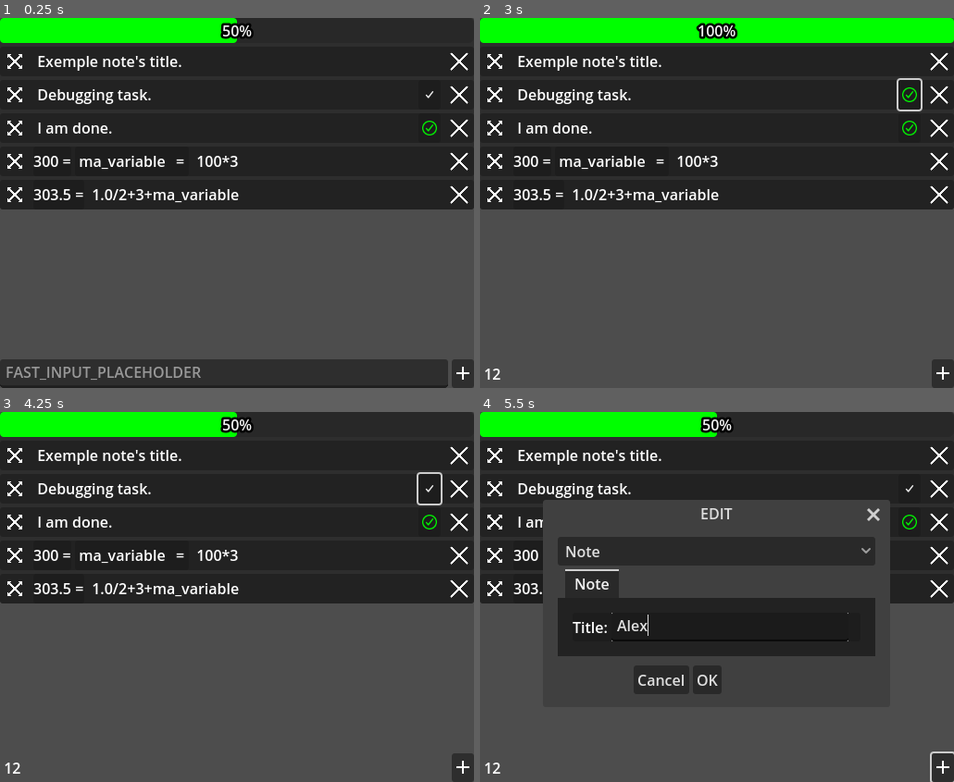
Above: before the commit, frames 1-4 (two rows, left to right).
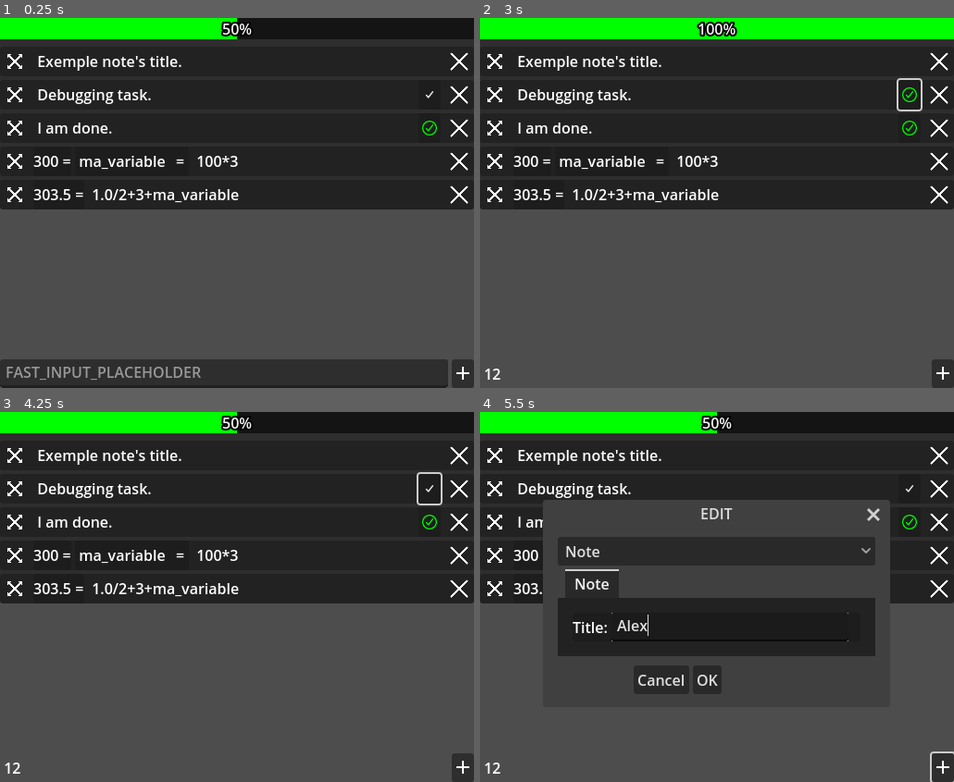
Above: after the commit, the same moments.

Repository: xorblo-doitus/Bloc-notes-plus-plus
Game: Godot game, scene res://src/app/main.tscn
The game is run twice, just before and just after one commit, with the same random seed, the same clock (stepped at 60 frames per second) and the same inputs. The engine's default icon, where the game draws it, is replaced by a stand-in: a white triangle on a blue panel in a dark square.
Inputs (mouse positions are in pixels of both pictures, inside the frame that each line leads up to):
- Up to frame 1 (0.25 s): no input
- Up to frame 2 (3 s): click (702, 373) at 0.52 s; type "12" at 0.6 s; click (494, 62) at 1.27 s; click (494, 62) at 2.02 s; click (911, 95) at 2.77 s
- Up to frame 3 (4.25 s): click (431, 489) at 3.52 s
- Up to frame 4 (5.5 s): click (944, 767) at 4.25 s; click (731, 626) at 5.02 s; type "Alex" at 5.1 s

The runs differ from the first frame. In frame 1, 0.7% of the frame differs, in the area x 0-100%, y 0-7%; in frame 2, 1.3%; in frame 3, 0.7%; in frame 4, 0.7%.

Commit message:
Improved progress bar visuals

Diff:
--- a/src/gui/displaying_notes/note_list_display.gd
+++ b/src/gui/displaying_notes/note_list_display.gd
@@ -38,7 +38,13 @@
 	note_list.changed.connect(build_note_displays.unbind(2))
 
 
+func _ready() -> void:
+	print("ready")
+	notes_container.add_spacer(false)
+
+
 func _enter_tree() -> void:
+	print("tree")
 	build_note_displays()
 
 
--- a/src/gui/displaying_notes/note_list_display.tscn
+++ b/src/gui/displaying_notes/note_list_display.tscn
@@ -1,13 +1,6 @@
-[gd_scene load_steps=3 format=3 uid="uid://bbqidfrhlnl3x"]
+[gd_scene load_steps=2 format=3 uid="uid://bbqidfrhlnl3x"]
 
 [ext_resource type="Script" path="res://src/gui/displaying_notes/note_list_display.gd" id="1_rlmku"]
-
-[sub_resource type="StyleBoxFlat" id="StyleBoxFlat_jqcuf"]
-bg_color = Color(0, 1, 0, 1)
-corner_radius_top_left = 4
-corner_radius_top_right = 4
-corner_radius_bottom_right = 4
-corner_radius_bottom_left = 4
 
 [node name="NoteListDisplay" type="PanelContainer"]
 anchors_preset = 15
@@ -25,7 +18,5 @@
 [node name="ProgressBar" type="ProgressBar" parent="NotesContainer"]
 unique_name_in_owner = true
 layout_mode = 2
-theme_override_colors/font_outline_color = Color(0, 0, 0, 1)
-theme_override_constants/outline_size = 10
-theme_override_styles/fill = SubResource("StyleBoxFlat_jqcuf")
+theme_type_variation = &"PositiveProgress"
 value = 50.0
--- a/src/gui/themes/default.tres
+++ b/src/gui/themes/default.tres
@@ -1,4 +1,10 @@
-[gd_resource type="Theme" load_steps=2 format=3 uid="uid://cpb3qocd5avyd"]
+[gd_resource type="Theme" load_steps=4 format=3 uid="uid://cpb3qocd5avyd"]
+
+[sub_resource type="StyleBoxFlat" id="StyleBoxFlat_2d0wj"]
+bg_color = Color(0.0784314, 0.0784314, 0.0784314, 1)
+
+[sub_resource type="StyleBoxFlat" id="StyleBoxFlat_jqcuf"]
+bg_color = Color(0, 1, 0, 1)
 
 [sub_resource type="StyleBoxFlat" id="StyleBoxFlat_jem7v"]
 content_margin_left = 16.0
@@ -14,4 +20,13 @@
 ButtonMargin/constants/margin_left = 4
 ButtonMargin/constants/margin_right = 4
 ButtonMargin/constants/margin_top = 4
+MarginContainer/constants/margin_bottom = 8
+MarginContainer/constants/margin_left = 8
+MarginContainer/constants/margin_right = 8
+MarginContainer/constants/margin_top = 8
+PositiveProgress/base_type = &"ProgressBar"
+PositiveProgress/colors/font_outline_color = Color(0, 0, 0, 1)
+PositiveProgress/constants/outline_size = 8
+PositiveProgress/styles/background = SubResource("StyleBoxFlat_2d0wj")
+PositiveProgress/styles/fill = SubResource("StyleBoxFlat_jqcuf")
 TabContainer/styles/panel = SubResource("StyleBoxFlat_jem7v")
